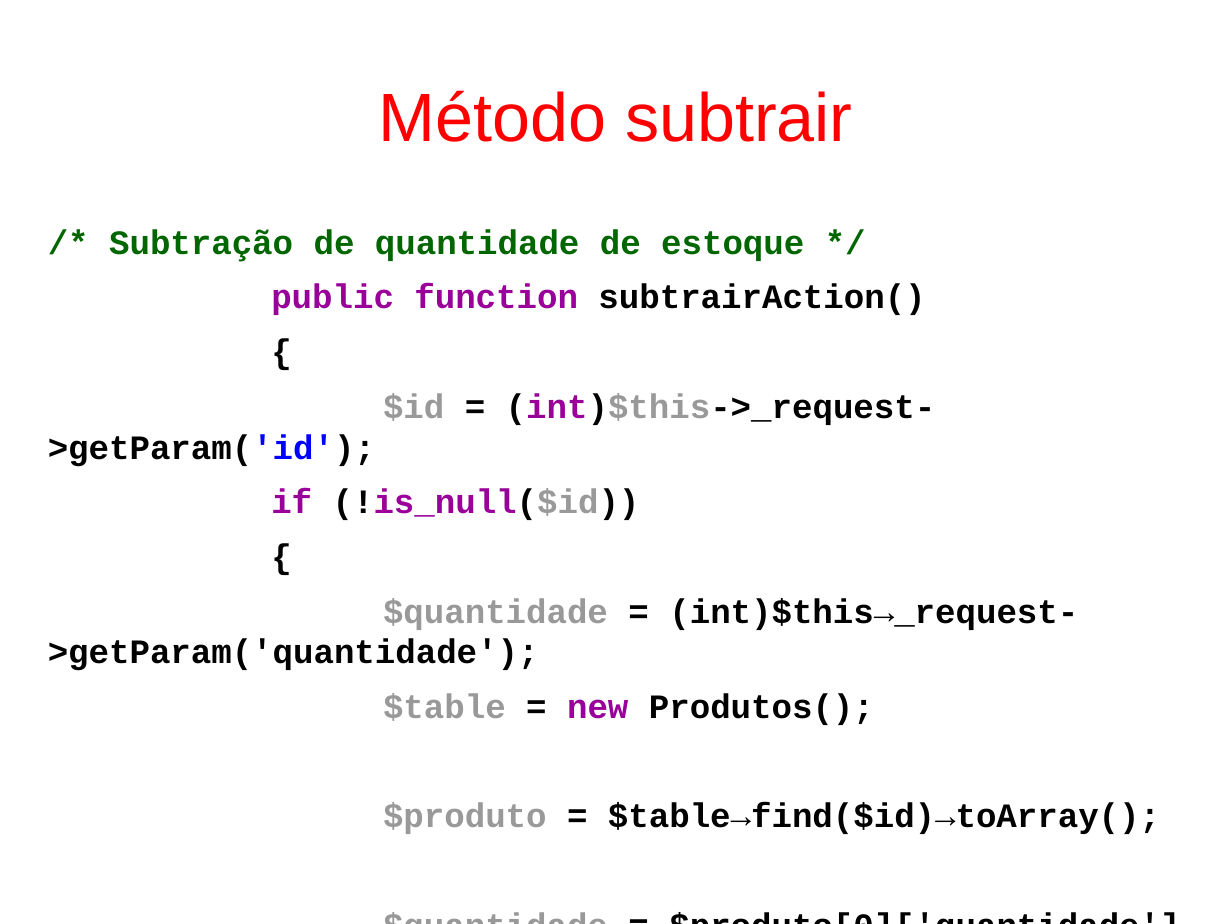
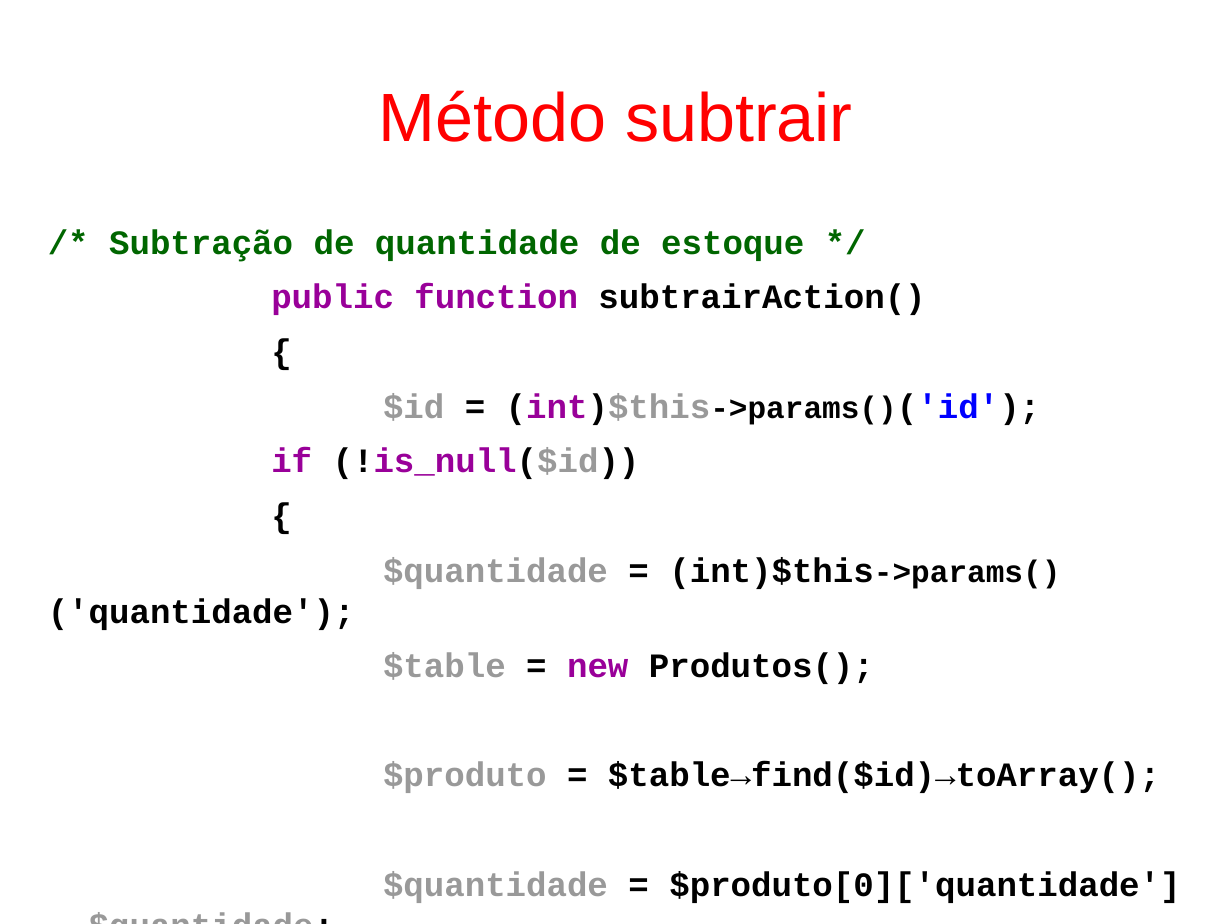
Before and after one commit to fgsl/lojasacme, a slide deck: slide 163 of docs/tutorial.odp. Drawn at 1232x924 pixels with LibreOffice and Linux fonts; fonts in the diff are those of the drawing. Boxes give left, top, right and bottom in pixels: in the first picture for what was removed or moved away, otherwise in the second. Text is boxed around its words. In the diff, an @@ line names an element or a change of style, - is before the commit and + after.

```diff
--- a/docs/tutorial.odp
+++ b/docs/tutorial.odp
@@ text at <box>383,393,1040,425</box>: text changed @@
-$id = (int)$this->_request->getParam('id');
+$id = (int)$this->params()('id');
@@ text at <box>48,557,1060,630</box>: text changed @@
-$quantidade = (int)$this→_request->getParam('quantidade');
+$quantidade = (int)$this->params()('quantidade');
```
Also in this commit, not shown: 34 other slides changed, 1 other file.
